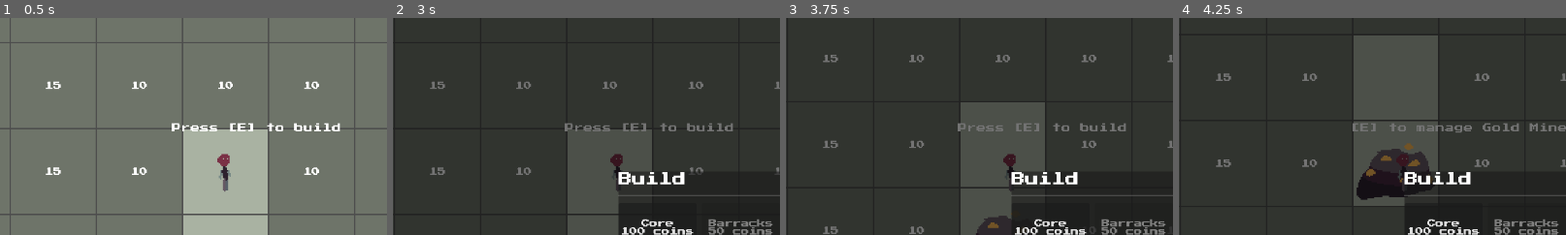
Above: before the commit, frames 1-4 (left to right).
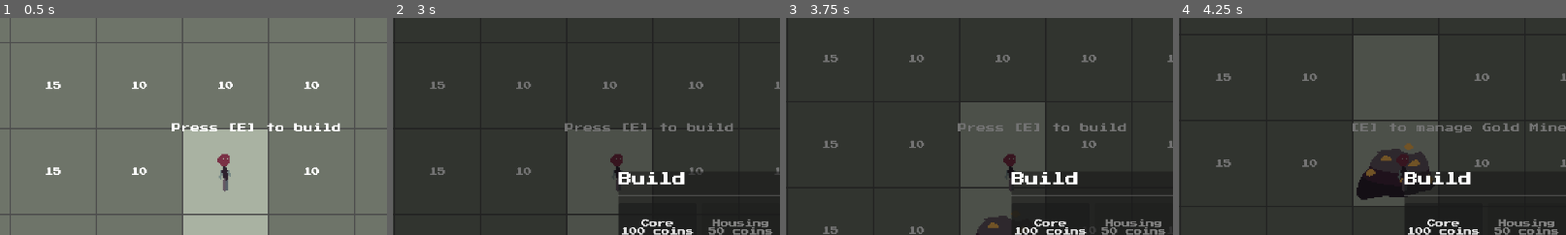
Above: after the commit, the same moments.

Repository: alecray/base-defense-game
Game: Godot game, scene res://scenes/main.tscn
Same seed, same stepped clock (60 frames per second), same inputs: the game is played once before the commit and once after it.
Inputs (mouse positions are % of the whole screen's width and height, from its top left):
- Up to frame 1 (0.5 s): no input
- Up to frame 2 (3 s): tap E at 0.5 s; move the mouse to (72, 45) at 0.52 s; hold D 0.53-1.25 s; tap U at 0.6 s; click (72, 45) at 0.67 s; click "✕" at 1.25 s; click "Core 100 coins" at 2 s; click "✕" at 2.75 s
- Up to frame 3 (3.75 s): tap E at 3.5, 3.6 s; move the mouse to (30, 55) at 3.52 s; hold S from 3.53 s (still down)
- Up to frame 4 (4.25 s): keep holding S
The pictures show only the part of the screen within x 21-71%, y 15-65%; the shares and areas given below are measured in that part.

Frame 1 is identical in both runs. In frame 2, 0.2% of the frame differs, in the area x 81-98%, y 92-97%; in frame 3, 0.2%; in frame 4, 0.2%.

Commit message:
Rename Barracks to Housing across all scripts, scenes, prefabs, and assets.
Co-Authored-By: Claude Sonnet 4.6 <noreply@anthropic.com>

Diff:
--- a/prefabs/barracks.tscn
+++ b/prefabs/housing.tscn
@@ -28,7 +28,7 @@
 "speed": 1.0
 }]
 
-[node name="Barracks" type="AnimatedSprite2D" unique_id=332924309]
+[node name="Housing" type="AnimatedSprite2D" unique_id=332924309]
 texture_filter = 1
 sprite_frames = SubResource("SpriteFrames_y7lfd")
 animation = &"Idle"
@@ -46,7 +46,7 @@
 "scale": "1.0",
 "should_round_fps": true,
 "slice": "",
-"source": "res://assets/sprites/buildings/barracks.aseprite",
+"source": "res://assets/sprites/buildings/housing.aseprite",
 "source_uid": 8925863381747317713
 }
 metadata/_aseprite_wizard_source_file_hash_ = "bd3bab664731792ca8a17a82a7556fd4"
--- a/scenes/barracks_ui.tscn
+++ /dev/null
@@ -1,6 +0,0 @@
-[gd_scene format=3]
-
-[ext_resource type="Script" path="res://scripts/barracks_ui.gd" id="1_barrui"]
-
-[node name="BarracksUI" type="CanvasLayer"]
-script = ExtResource("1_barrui")
--- /dev/null
+++ b/scenes/housing_ui.tscn
@@ -0,0 +1,6 @@
+[gd_scene format=3]
+
+[ext_resource type="Script" path="res://scripts/housing_ui.gd" id="1_barrui"]
+
+[node name="HousingUI" type="CanvasLayer"]
+script = ExtResource("1_barrui")
--- a/scenes/main.tscn
+++ b/scenes/main.tscn
@@ -9,7 +9,7 @@
 [ext_resource type="PackedScene" path="res://scenes/worker_ui.tscn" id="5_wrkui"]
 [ext_resource type="PackedScene" path="res://scenes/farm_ui.tscn" id="6_farmui"]
 [ext_resource type="PackedScene" path="res://scenes/tower_ui.tscn" id="10_towerui"]
-[ext_resource type="PackedScene" path="res://scenes/barracks_ui.tscn" id="11_barrui"]
+[ext_resource type="PackedScene" path="res://scenes/housing_ui.tscn" id="11_barrui"]
 [ext_resource type="PackedScene" path="res://scenes/gold_mine_ui.tscn" id="12_goldmineui"]
 [ext_resource type="PackedScene" path="res://scenes/dev_menu.tscn" id="7_devmenu"]
 [ext_resource type="Script" path="res://scripts/day_night_cycle.gd" id="13_daycycle"]
@@ -29,7 +29,7 @@
 
 [node name="TowerUI" parent="." instance=ExtResource("10_towerui")]
 
-[node name="BarracksUI" parent="." instance=ExtResource("11_barrui")]
+[node name="HousingUI" parent="." instance=ExtResource("11_barrui")]
 
 [node name="GoldMineUI" parent="." instance=ExtResource("12_goldmineui")]
 
--- a/scripts/building.gd
+++ b/scripts/building.gd
@@ -1,6 +1,6 @@
 extends "res://scripts/building_base.gd"
 
 func _ready() -> void:
-	max_hp = CONSTANTS.BARRACKS_MAX_HP
+	max_hp = CONSTANTS.HOUSING_MAX_HP
 	super._ready()
 	play("Idle")
--- a/scripts/constants.gd
+++ b/scripts/constants.gd
@@ -8,19 +8,19 @@
 const FOOD_DRAIN_INTERVAL: float = 5.0
 const BUILDING_COSTS: Dictionary = {
 	"Core": 100,
-	"Barracks": 50,
+	"Housing": 50,
 	"Farm": 75,
 	"Tower": 60,
 	"Lab": 150,
 	"SolarFarm": 80
 }
 
-## Barracks
-const BARRACKS_WORKER_BONUS: int = 5
+## Housing
+const HOUSING_WORKER_BONUS: int = 5
 
 ## Building HP
 const CORE_MAX_HP: int = 500
-const BARRACKS_MAX_HP: int = 150
+const HOUSING_MAX_HP: int = 150
 const FARM_MAX_HP: int = 100
 const TOWER_MAX_HP: int = 200
 
--- a/scripts/game_state.gd
+++ b/scripts/game_state.gd
@@ -71,12 +71,12 @@
 	workers_changed.emit(worker_count, get_worker_cap(), get_free_workers())
 
 func get_worker_cap() -> int:
-	return get_building_count("Barracks") * CONSTANTS.BARRACKS_WORKER_BONUS
+	return get_building_count("Housing") * CONSTANTS.HOUSING_WORKER_BONUS
 
 func record_building_placed(building_name: String) -> void:
 	building_counts[building_name] = building_counts.get(building_name, 0) + 1
 	building_placed.emit(building_name)
-	if building_name == "Barracks":
+	if building_name == "Housing":
 		workers_changed.emit(worker_count, get_worker_cap(), get_free_workers())
 
 func record_worker_hired() -> void:
@@ -102,7 +102,7 @@
 	var count: int = get_building_count(building_name)
 	if count > 0:
 		building_counts[building_name] = count - 1
-	if building_name == "Barracks":
+	if building_name == "Housing":
 		workers_changed.emit(worker_count, get_worker_cap(), get_free_workers())
 
 func start_research(upgrade_id: String) -> void:
--- a/scripts/barracks_ui.gd
+++ b/scripts/housing_ui.gd
@@ -6,7 +6,7 @@
 var _ui_root: Control
 
 func _ready() -> void:
-	add_to_group("barracks_ui")
+	add_to_group("housing_ui")
 	process_mode = Node.PROCESS_MODE_ALWAYS
 	layer = 10
 	visible = false
@@ -38,7 +38,7 @@
 	vbox.add_child(title_row)
 
 	var title: Label = Label.new()
-	title.text = "Barracks Management"
+	title.text = "Housing Management"
 	title.size_flags_horizontal = Control.SIZE_EXPAND_FILL
 	title.add_theme_font_size_override("font_size", 20)
 	title_row.add_child(title)
@@ -64,7 +64,7 @@
 	_fortify_btn.pressed.connect(_on_fortify)
 	vbox.add_child(_fortify_btn)
 
-func open_for_barracks(building_node: Node) -> void:
+func open_for_housing(building_node: Node) -> void:
 	_building = building_node
 	_refresh()
 	visible = true
@@ -72,7 +72,7 @@
 func _refresh() -> void:
 	if _building == null:
 		return
-	_status_label.text = "Worker Cap Bonus: +%d  (Total cap: %d)" % [CONSTANTS.BARRACKS_WORKER_BONUS, GameState.get_worker_cap()]
+	_status_label.text = "Worker Cap Bonus: +%d  (Total cap: %d)" % [CONSTANTS.HOUSING_WORKER_BONUS, GameState.get_worker_cap()]
 	if bool(_building.call("is_fortified")):
 		_fortify_btn.text = "Fortified  (Shield: %d / %d)" % [int(_building.call("get_shield_hp")), CONSTANTS.SHIELD_MAX_HP]
 		_fortify_btn.disabled = true
--- a/scripts/player.gd
+++ b/scripts/player.gd
@@ -41,7 +41,7 @@
 	var unlocked: bool = area.get_meta("tile_unlocked")
 	var has_building: bool = area.get_meta("tile_has_building")
 	var building_name: String = area.get_meta("tile_building") if area.has_meta("tile_building") else ""
-	if unlocked and has_building and building_name != "Core" and building_name != "Farm" and building_name != "Tower" and building_name != "Barracks" and building_name != "GoldMine" and building_name != "Lab":
+	if unlocked and has_building and building_name != "Core" and building_name != "Farm" and building_name != "Tower" and building_name != "Housing" and building_name != "GoldMine" and building_name != "Lab":
 		return false
 	if not unlocked:
 		if GameState.get_building_count("Core") == 0:
@@ -50,7 +50,7 @@
 		var grid_node: Node = get_tree().get_first_node_in_group("tile_grid")
 		var cost: int = int(grid_node.call("get_tile_cost", gp)) if grid_node != null else 0
 		_purchase_prompt.text = "Press [E] to purchase (%d coins)" % cost
-	elif building_name == "Core" or building_name == "Farm" or building_name == "Tower" or building_name == "Barracks" or building_name == "GoldMine" or building_name == "Lab":
+	elif building_name == "Core" or building_name == "Farm" or building_name == "Tower" or building_name == "Housing" or building_name == "GoldMine" or building_name == "Lab":
 		var display_name: String = "Gold Mine" if building_name == "GoldMine" else building_name
 		_purchase_prompt.text = "[E] to manage %s" % display_name
 	else:
@@ -74,7 +74,7 @@
 	var unlocked: bool = area.get_meta("tile_unlocked")
 	var has_building: bool = area.get_meta("tile_has_building")
 	var building_name: String = area.get_meta("tile_building") if area.has_meta("tile_building") else ""
-	if unlocked and has_building and building_name != "Core" and building_name != "Farm" and building_name != "Tower" and building_name != "Barracks" and building_name != "GoldMine" and building_name != "Lab":
+	if unlocked and has_building and building_name != "Core" and building_name != "Farm" and building_name != "Tower" and building_name != "Housing" and building_name != "GoldMine" and building_name != "Lab":
 		return false
 	var gp: Vector2i = area.get_meta("tile_gp")
 	if not unlocked:
@@ -109,11 +109,11 @@
 		if tower_ui != null and building_node != null:
 			tower_ui.call("open_for_tower", building_node)
 		return true
-	elif building_name == "Barracks":
-		var barracks_ui: Node = get_tree().get_first_node_in_group("barracks_ui")
+	elif building_name == "Housing":
+		var housing_ui: Node = get_tree().get_first_node_in_group("housing_ui")
 		var building_node: Node = area.get_meta("tile_building_node") if area.has_meta("tile_building_node") else null
-		if barracks_ui != null and building_node != null:
-			barracks_ui.call("open_for_barracks", building_node)
+		if housing_ui != null and building_node != null:
+			housing_ui.call("open_for_housing", building_node)
 		return true
 	elif building_name == "GoldMine":
 		var gold_mine_ui: Node = get_tree().get_first_node_in_group("gold_mine_ui")
--- a/scripts/tile_grid.gd
+++ b/scripts/tile_grid.gd
@@ -21,7 +21,7 @@
 const COLOR_PURCHASABLE: Color = Color("6e7469")
 
 const CORE_SCENE: PackedScene = preload("res://prefabs/core.tscn")
-const BARRACKS_SCENE: PackedScene = preload("res://prefabs/barracks.tscn")
+const HOUSING_SCENE: PackedScene = preload("res://prefabs/housing.tscn")
 const FARM_SCENE: PackedScene = preload("res://prefabs/farm.tscn")
 const TOWER_SCENE: PackedScene = preload("res://prefabs/tower.tscn")
 const WORKER_SCENE: PackedScene = preload("res://prefabs/worker.tscn")
@@ -186,8 +186,8 @@
 	match building_name:
 		"Core":
 			scene = CORE_SCENE
-		"Barracks":
-			scene = BARRACKS_SCENE
+		"Housing":
+			scene = HOUSING_SCENE
 		"Farm":
 			scene = FARM_SCENE
 		"Tower":
@@ -319,8 +319,8 @@
 	match building_name:
 		"Core":
 			scene = CORE_SCENE
-		"Barracks":
-			scene = BARRACKS_SCENE
+		"Housing":
+			scene = HOUSING_SCENE
 		"Farm":
 			scene = FARM_SCENE
 		"Tower":
--- a/scripts/worker_ui.gd
+++ b/scripts/worker_ui.gd
@@ -96,7 +96,7 @@
 	if _target_tile == Vector2i(-1, -1):
 		return
 	if GameState.worker_count >= GameState.get_worker_cap():
-		_show_error("Needs more Barracks!")
+		_show_error("Needs more Housing!")
 		return
 	if not GameState.spend_coins(CONSTANTS.WORKER_COST):
 		_show_error("Not enough coins!")
Not shown, added: .claude/settings.json
Not shown, changed: .claude/settings.local.json
Not shown, removed: assets/sprites/buildings/barracks.aseprite.import
Renamed: assets/sprites/buildings/barracks.aseprite -> assets/sprites/buildings/housing.aseprite
Not shown, added: assets/sprites/buildings/housing.aseprite.import
Not shown, added: scripts/lab.gd.uid
Not shown, added: scripts/lab_ui.gd.uid
Not shown, added: scripts/solar_farm.gd.uid
